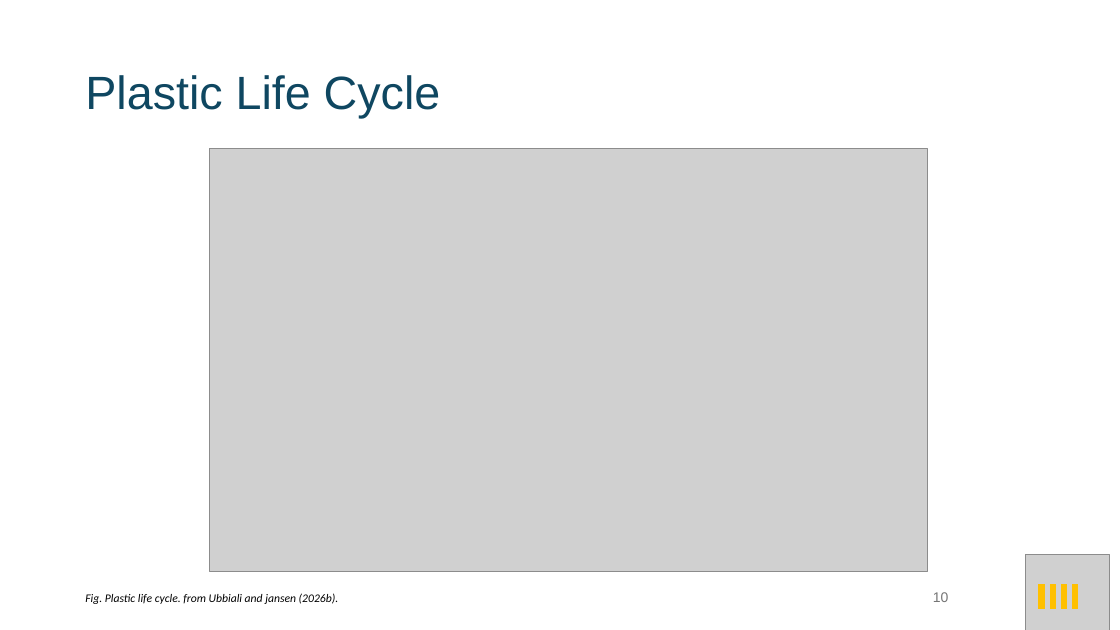
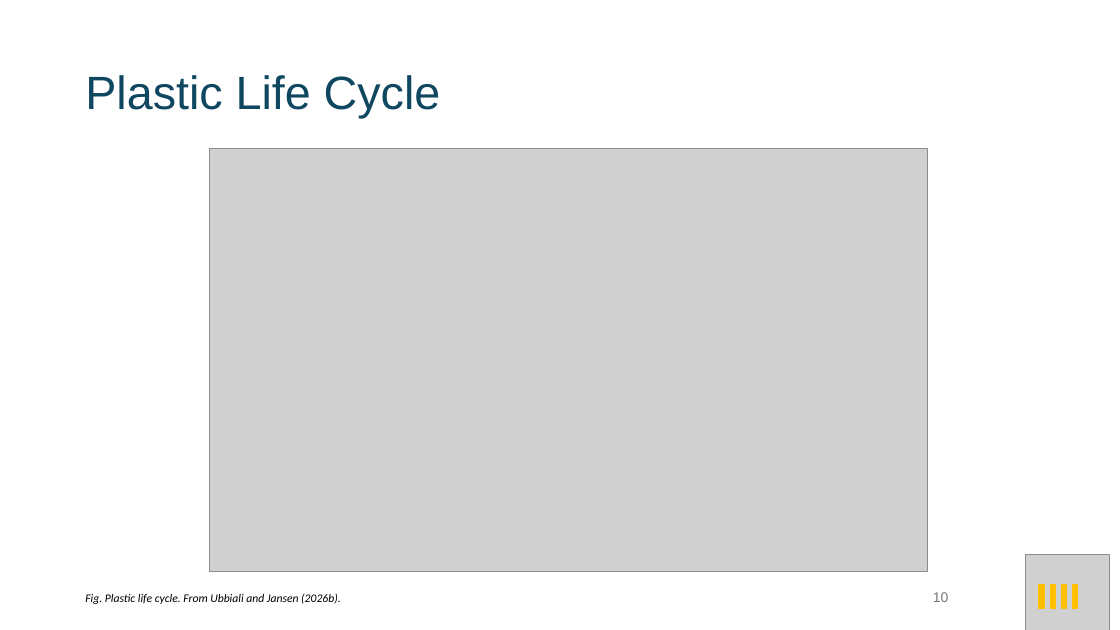
Before and after one commit to ClimOO/ClimOO-Ontology, a slide deck: slide 11 of ClimOO material/materials from ClimOO presentations/5th Ontologies4Chem Workshop/Presentation Ont4chem.pptx. Drawn at 1120x630 pixels with LibreOffice and Linux fonts; fonts in the diff are those of the drawing; grey boxes stand for pictures. Boxes give left, top, right and bottom in pixels: in the first picture for what was removed or moved away, otherwise in the second. Text is boxed around its words. In the diff, an @@ line names an element or a change of style, - is before the commit and + after.

```diff
--- a/ClimOO material/materials from ClimOO presentations/5th Ontologies4Chem Workshop/Presentation Ont4chem.pptx
+++ b/ClimOO material/materials from ClimOO presentations/5th Ontologies4Chem Workshop/Presentation Ont4chem.pptx
@@ text at [85,593,341,604]: text changed @@
-Fig. Plastic life cycle. from Ubbiali and jansen (2026b).
+Fig. Plastic life cycle. From Ubbiali and Jansen (2026b).
```
Also in this commit, not shown: 6 other slides changed, 1 other file.
